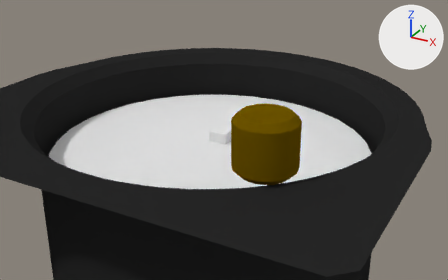
Before and after pictures for a commit that changed the Blender file Instruments/airspeed/airspeed.blend.
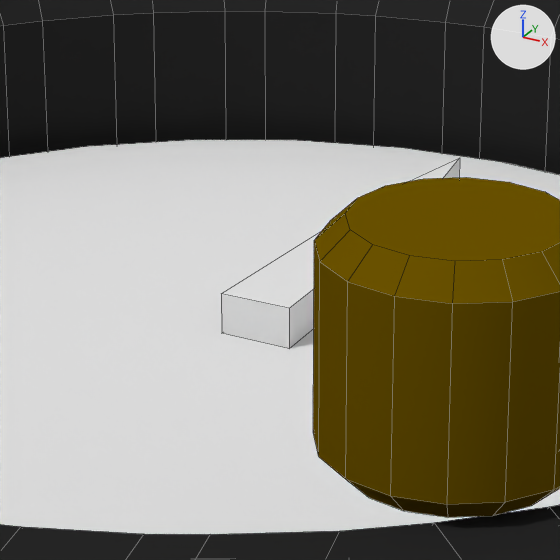
Each version is shown from a 50 mm camera at (0.0539, -0.0928, 0.0385) aimed at (0.0022, 0.0012, -0.0085), then close up on the part from 35% to 65% of the width and 22% to 70% of the height. The lights are fixed; the arrows at upper right show +X, +Y and +Z. The close-ups show mesh edges as thin lines.

In view in the first close-up: 'case', 'legend', 'needle', 'tas adjustment knob'.
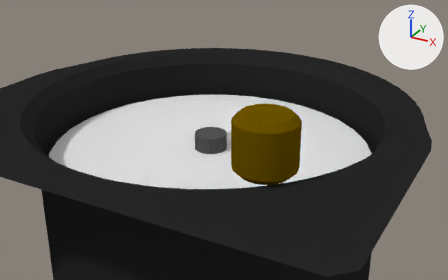
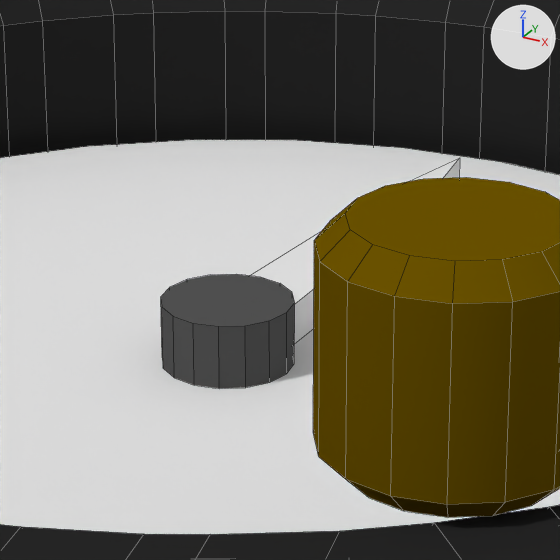
The change, as a diff of the scene's bpy script:
```diff
--- a/Instruments/airspeed/airspeed.blend.py
+++ b/Instruments/airspeed/airspeed.blend.py
@@ mat_hub @@
+mat_hub = diffuse_material('hub')
+mat_hub.base_color = (0.0871, 0.0871, 0.0871)  # dark grey #535353
@@ me_hub @@
+me_hub.from_pydata(...)  # 32 vertices, 17 faces; spans x -0.00303..0.00303, y -0.00303..0.00303, z -0.001..0.002
+me_hub.materials.append(mat_hub)  # dark grey #535353
@@ ob_hub @@
+ob_hub = bpy.data.objects.new('hub', me_hub)
+ob_hub.location = (0.0, 0.0, -0.009)
+ob_hub.rotation_euler = (0.0, 0.0, 3.142)  # degrees (0, 0, 180)
```

Boxes (x1, y1, x2, y2) around the edits, measured in the close-ups (560 x 560 px):
'hub', added: after (161, 274, 295, 389)
